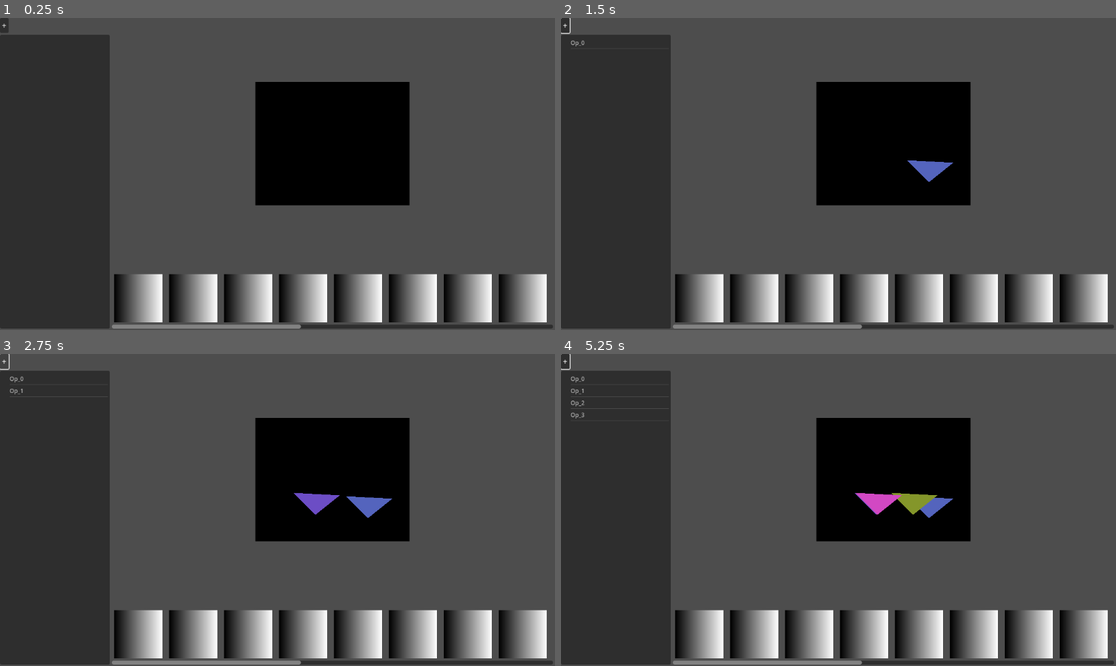
Above: before the commit, frames 1-4 (two rows, left to right).
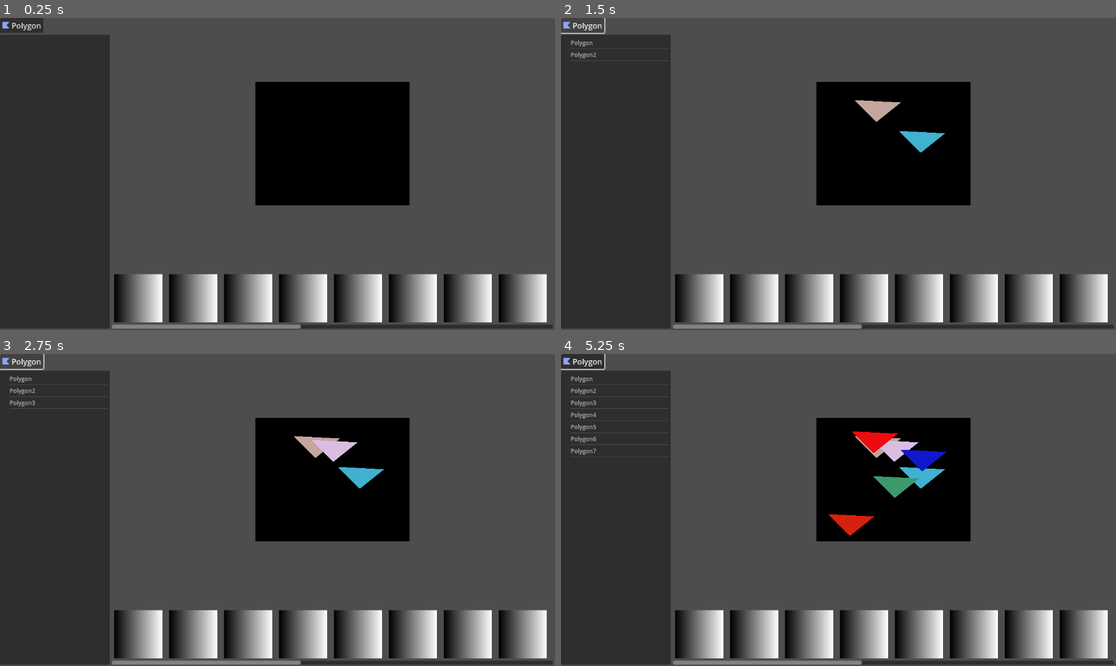
Above: after the commit, the same moments.

Repository: tehKaiN/blit_anim_editor
Game: Godot game, scene res://scenes/editor_main.tscn
The game is run twice, just before and just after one commit, with the same random seed, the same clock (stepped at 60 frames per second) and the same inputs.
Inputs (mouse positions are in pixels of both pictures, inside the frame that each line leads up to):
- Up to frame 1 (0.25 s): no input
- Up to frame 2 (1.5 s): click (566, 24) at 0.5 s, where only the run before the commit has a clickable "+"; click (583, 24) at 1.25 s, where only the run after the commit has a clickable "Polygon"
- Up to frame 3 (2.75 s): click (5, 360) at 2 s, where only the run before the commit has a clickable "+"
- Up to frame 4 (5.25 s): click (583, 360) at 2.75 s, where only the run after the commit has a clickable "Polygon"; click (566, 360) at 3.5 s, where only the run before the commit has a clickable "+"; click (583, 360) at 4.25 s, where only the run after the commit has a clickable "Polygon"; tap Enter at 5 s; move the mouse to (960, 494) at 5.02 s; click (960, 494) at 5.1 s

The runs differ from the first frame. In frame 1, 0.3% of the frame differs, in the area x 0-8%, y 0-5%; in frame 2, 1.1%; in frame 3, 1.7%; in frame 4, 3.2%, in the area x 0-71%, y 0-59%.

Commit message:
add polygon button incon, improve blitter op naming

Diff:
--- a/scenes/editor_main.tscn
+++ b/scenes/editor_main.tscn
@@ -1,6 +1,7 @@
-[gd_scene load_steps=6 format=3 uid="uid://dm8vdl7rxoe4r"]
+[gd_scene load_steps=7 format=3 uid="uid://dm8vdl7rxoe4r"]
 
 [ext_resource type="Script" path="res://scripts/editor_main.gd" id="1_krg5v"]
+[ext_resource type="Texture2D" uid="uid://bh34jlwud845r" path="res://assets/icons/Polygon2D.png" id="2_7628j"]
 [ext_resource type="Script" path="res://scripts/op_tree.gd" id="2_hwnt3"]
 
 [sub_resource type="PlaceholderTexture2D" id="PlaceholderTexture2D_5cc46"]
@@ -34,10 +35,11 @@
 custom_minimum_size = Vector2(0, 24)
 layout_mode = 2
 
-[node name="AddOpButton" type="Button" parent="HBoxContainer/VBoxContainer2/HBoxContainer"]
+[node name="AddPolygonButton" type="Button" parent="HBoxContainer/VBoxContainer2/HBoxContainer"]
 unique_name_in_owner = true
 layout_mode = 2
-text = "+"
+text = "Polygon"
+icon = ExtResource("2_7628j")
 
 [node name="OpTree" type="Tree" parent="HBoxContainer/VBoxContainer2"]
 unique_name_in_owner = true
--- a/scripts/editor_main.gd
+++ b/scripts/editor_main.gd
@@ -2,6 +2,11 @@
 extends Control
 
 class BlitterOp:
+	var name: String
+
+	func _init(op_name: String):
+		name = op_name
+
 	func apply(image: Image, scratch_image: Image) -> void:
 		pass
 	func create_editor(frame_rect: TextureRect) -> Control:
@@ -22,7 +27,8 @@
 		var is_keep_border: bool
 		const POLYGON_EDITOR = preload("res://scenes/polygon_editor.tscn")
 
-		func _init(positions: Array[Vector2i], color: Color, is_fill: bool, is_keep_border: bool) -> void:
+		func _init(op_name: String, positions: Array[Vector2i], color: Color, is_fill: bool, is_keep_border: bool) -> void:
+			super(op_name)
 			self.points = []
 			for pos: Vector2i in positions:
 				var point := Point.new(pos)
@@ -103,7 +109,7 @@
 			return bounds
 
 
-@onready var add_op_button: Button = %AddOpButton
+@onready var add_polygon_button: Button = %AddPolygonButton
 @onready var op_tree: Tree = %OpTree
 @onready var current_frame: TextureRect = %CurrentFrame
 
@@ -131,7 +137,7 @@
 func _ready() -> void:
 	var tree_node := op_tree.create_item()
 	tree_node.set_text(0, "Root")
-	add_op_button.pressed.connect(_on_add_button_pressed)
+	add_polygon_button.pressed.connect(_on_add_polygon_button_pressed)
 	op_tree.reordered.connect(_on_tree_reordered)
 	op_tree.item_selected.connect(_on_tree_item_selected)
 
@@ -148,21 +154,22 @@
 	pass
 
 
-static var item_index := 0
-
 func _on_editor_data_changed() -> void:
 	_draw_frame_from_commands()
 
-func _on_add_button_pressed() -> void:
+func _on_add_polygon_button_pressed() -> void:
+	var color := Color(randf(), randf(), randf())
+	var offs := Vector2i(randi() % 200, randi() % 200)
+	var op_name := _get_free_op_name(op_tree, "Polygon")
+	var op := PolyOp.new(
+		op_name,
+		[Vector2i(5, 5) + offs, Vector2i(50, 50) + offs, Vector2i(100, 10) + offs],
+		color, true, true
+	)
+
 	var item := op_tree.create_item()
-	item.set_text(0, "Op_{0}".format([item_index]))
-	var offs := Vector2i(randi() % 200, randi() % 200)
-	var color := Color(randf(), randf(), randf())
-	item.set_meta("op", PolyOp.new(
-		[Vector2i(5, 5) + offs, Vector2i(50, 50) + offs, Vector2i(100, 10) + offs],
-		color, true, true)
-	)
-	item_index += 1
+	item.set_text(0, op_name)
+	item.set_meta("op", op)
 	_draw_frame_from_commands()
 
 func _on_tree_reordered() -> void:
@@ -179,6 +186,26 @@
 	#current_frame.custom_minimum_size = Vector2i(320, 256) * scale
 	pass
 
+
+func _get_free_op_name(op_tree: Tree, base_name: String) ->  String:
+	var check_name := base_name
+
+	if !op_tree.get_root().get_children().any(
+		func(item: TreeItem):
+			return item.get_text(0) == check_name
+	):
+		return check_name
+
+	var i := 2
+	while true:
+		check_name = base_name + str(i)
+		if !op_tree.get_root().get_children().any(
+			func(item: TreeItem):
+				return item.get_text(0) == check_name
+		):
+			break
+		i += 1
+	return check_name
 
 func _draw_frame_from_commands() -> void:
 	current_frame_image.fill(Color.BLACK)
Binary file added: assets/icons/Polygon2D.png
Not shown, added: assets/icons/Polygon2D.png.import
